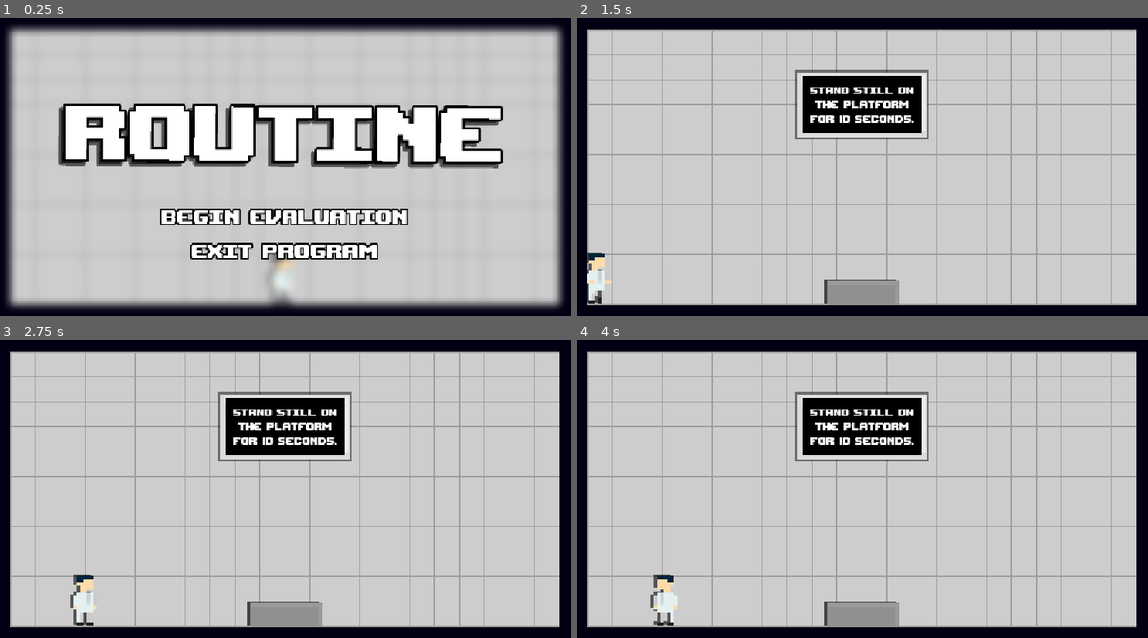
Above: before the commit, frames 1-4 (two rows, left to right).
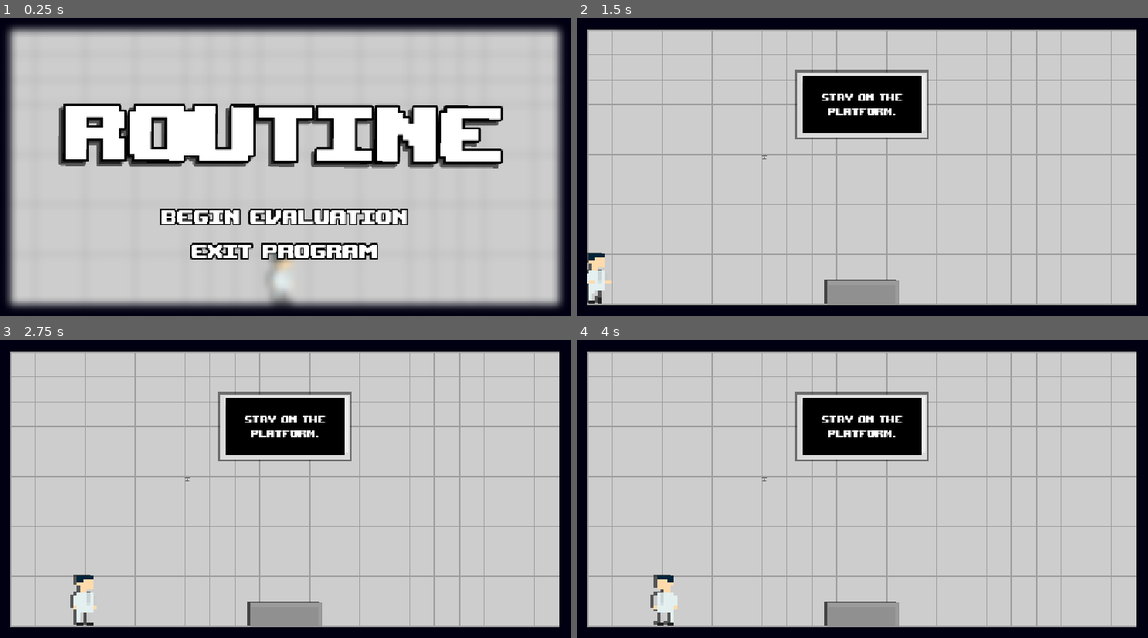
Above: after the commit, the same moments.

Repository: zt1ier/game-jam
Game: Godot game, scene res://levels/one/level_one.tscn
Two runs of this game, one before a commit and one after it. Both use one fixed random seed, a clock stepped at 60 frames per second and the inputs below.
Inputs:
- Up to frame 1 (0.25 s): no input
- Up to frame 2 (1.5 s): click "BEGIN EVALUATION" at 0.5 s; tap Enter at 1.25 s; hold D (move_right) from 1.28 s (still down); tap E (interact) at 1.35 s
- Up to frame 3 (2.75 s): keep holding D (move_right); tap W (jump) at 1.52, 2.27 s; tap E (interact) at 2.1 s
- Up to frame 4 (4 s): tap Space at 2.75 s; release D (move_right) at 2.78 s; hold A (move_left) 2.78-3.53 s; tap E (interact) at 2.85, 3.6 s; tap Enter at 3.5 s; hold D (move_right) from 3.53 s (still down); tap W (jump) at 3.77 s

The runs differ from the first frame. In frame 1, 0.1% of the frame differs, in the area x 32-35%, y 30-48%; in frame 2, 1.3%, in the area x 32-59%, y 23-48%; in frame 3, 1.3%; in frame 4, 1.3%.

Commit message:
Level 5 and stupid code

Diff:
--- /dev/null
+++ b/gmtk/2025/levels/five/level_five.gd
@@ -0,0 +1,6 @@
+class_name LevelFive extends Level
+
+
+func _ready() -> void:
+	display_screen.enable_next_level_door()
+	super()
--- /dev/null
+++ b/gmtk/2025/levels/five/level_five.tscn
@@ -0,0 +1,10 @@
+[gd_scene load_steps=3 format=3 uid="uid://ixqnkgaib3bl"]
+
+[ext_resource type="PackedScene" uid="uid://cbhr4t2ek48mh" path="res://levels/level.tscn" id="1_qmu0j"]
+[ext_resource type="Script" uid="uid://bu47b53mt0ur7" path="res://levels/five/level_five.gd" id="2_i3l20"]
+
+[node name="LevelFive" instance=ExtResource("1_qmu0j")]
+script = ExtResource("2_i3l20")
+
+[node name="DisplayScreen" parent="." index="5"]
+prompt = "Wait for further instructions."
--- a/gmtk/2025/levels/level.gd
+++ b/gmtk/2025/levels/level.gd
@@ -51,7 +51,7 @@
 	set_process(false)
 	GameManager.tree = get_tree()
 
-	if GameManager.current_level == 1:
+	if get_tree().current_scene.name == "LevelOne":
 		base_position = menu_title.global_position
 		base_rotation = menu_title.rotation_degrees
 
--- a/gmtk/2025/levels/level.tscn
+++ b/gmtk/2025/levels/level.tscn
@@ -7,7 +7,7 @@
 [ext_resource type="Texture2D" uid="uid://dwt2dduhdobxd" path="res://assets/arrow.png" id="5_safpt"]
 
 [sub_resource type="RectangleShape2D" id="RectangleShape2D_safpt"]
-size = Vector2(25.125, 25.25)
+size = Vector2(3.00244, 25.25)
 
 [node name="Level" type="Node2D" node_paths=PackedStringArray("player")]
 script = ExtResource("1_cwqvt")
@@ -25,7 +25,7 @@
 texture = ExtResource("5_safpt")
 
 [node name="CollisionShape2D" type="CollisionShape2D" parent="NextLevelDoor"]
-position = Vector2(1074.44, 563.625)
+position = Vector2(1085.44, 563.625)
 shape = SubResource("RectangleShape2D_safpt")
 
 [node name="Player" parent="." instance=ExtResource("2_cwqvt")]
--- a/gmtk/2025/levels/one/level_one.gd
+++ b/gmtk/2025/levels/one/level_one.gd
@@ -1,15 +1,4 @@
 class_name LevelOne extends Level
-
-
-@export var grace_period: float = 5.0
-
-
-var task_id: int = 0   # increments every time a new countdown starts
-
-var has_moved: bool = false
-var on_platform: bool = false
-
-var time_left: int = 0
 
 
 @onready var menu_buttons: Array[Button] = [ $MenuStuff/StartButton, $MenuStuff/ExitButton ]
@@ -26,47 +15,9 @@
 			else:
 				button.text = base_text
 
-	if on_platform and player.direction != 0.0 and time_left <= grace_period:
-		has_moved = true
-
-
-func _on_platform_area_body_entered(_player: Player) -> void:
-	on_platform = true
-
-	task_id += 1
-	var my_id := task_id
-
-	display_screen.screen.color = Color.BLACK
-
-	var start_time := display_screen.time
-	var elapsed := 0.0
-
-	while my_id == task_id and elapsed < start_time:
-		display_screen.display_time(start_time - elapsed)
-		await get_tree().create_timer(1.0).timeout
-		elapsed += 1.0
-
-		time_left = start_time - elapsed
-
-	if my_id == task_id and has_moved:
-		display_screen.correct()
-	elif my_id == task_id and not has_moved:
-		await get_tree().create_timer(1.0).timeout
-		display_screen.incorrect("")
-
 
 func _on_platform_area_body_exited(_player: Player) -> void:
-	if level_complete:
-		return
-
-	on_platform = false
-	has_moved = false
-
-	display_screen.screen.color = Color.BLACK
-
-	task_id += 1   # invalidate any running countdown loop
-	await get_tree().create_timer(1.0).timeout
-	display_screen.display_text(display_screen.text)
+	display_screen.correct()
 
 
 func _on_start_button_pressed() -> void:
@@ -75,4 +26,5 @@
 
 
 func _on_exit_button_pressed() -> void:
+	#$MenuStuff/ExitButton.text = "Why"
 	get_tree().quit()
--- a/gmtk/2025/levels/one/level_one.tscn
+++ b/gmtk/2025/levels/one/level_one.tscn
@@ -8,7 +8,7 @@
 size = Vector2(135, 45)
 
 [sub_resource type="RectangleShape2D" id="RectangleShape2D_iplyh"]
-size = Vector2(135, 9)
+size = Vector2(182, 168)
 
 [sub_resource type="ShaderMaterial" id="ShaderMaterial_iplyh"]
 shader = ExtResource("3_bovpy")
@@ -26,6 +26,9 @@
 offset_bottom = 576.0
 color = Color(0, 0, 0, 0.67451)
 
+[node name="Player" parent="." index="3"]
+position = Vector2(185, 568)
+
 [node name="Platform" type="StaticBody2D" parent="." index="5"]
 position = Vector2(-21, 0)
 
@@ -62,13 +65,11 @@
 position = Vector2(-21, 0)
 
 [node name="CollisionShape2D" type="CollisionShape2D" parent="PlatformAreaDetect" index="0"]
-position = Vector2(599.5, 533.5)
+position = Vector2(597, 356)
 shape = SubResource("RectangleShape2D_iplyh")
 
-[node name="DisplayScreen" parent="." index="7"]
-time = 10.0
-text = "Stand still on the platform for 10 seconds."
-text_display_time = 10.0
+[node name="DisplayScreen" parent="." index="8"]
+prompt = "Stay on the platform."
 
 [node name="MenuStuff" type="Control" parent="." index="9"]
 layout_mode = 3
@@ -82,7 +83,138 @@
 offset_right = 1152.0
 offset_bottom = 648.0
 
-[node name="Title" type="Label" parent="MenuStuff" index="1"]
+[node name="What" type="Control" parent="MenuStuff" index="1"]
+anchors_preset = 0
+offset_right = 40.0
+offset_bottom = 40.0
+
+[node name="GrayRect" type="ColorRect" parent="MenuStuff/What" index="0"]
+offset_left = 392.0
+offset_top = 305.0
+offset_right = 394.0
+offset_bottom = 306.0
+color = Color(0.333333, 0.333333, 0.333333, 1)
+
+[node name="GrayRect2" type="ColorRect" parent="MenuStuff/What" index="1"]
+offset_left = 394.0
+offset_top = 305.0
+offset_right = 396.0
+offset_bottom = 306.0
+color = Color(0.333333, 0.333333, 0.333333, 1)
+
+[node name="GrayRect3" type="ColorRect" parent="MenuStuff/What" index="2"]
+offset_left = 393.0
+offset_top = 304.0
+offset_right = 395.0
+offset_bottom = 305.0
+color = Color(0.333333, 0.333333, 0.333333, 1)
+
+[node name="GrayRect4" type="ColorRect" parent="MenuStuff/What" index="3"]
+offset_left = 393.0
+offset_top = 304.0
+offset_right = 395.0
+offset_bottom = 305.0
+color = Color(0.333333, 0.333333, 0.333333, 1)
+
+[node name="GrayRect5" type="ColorRect" parent="MenuStuff/What" index="4"]
+offset_left = 392.0
+offset_top = 304.0
+offset_right = 393.0
+offset_bottom = 305.0
+color = Color(0.448, 0.448, 0.448, 0.95)
+
+[node name="GrayRect6" type="ColorRect" parent="MenuStuff/What" index="5"]
+offset_left = 395.0
+offset_top = 304.0
+offset_right = 396.0
+offset_bottom = 305.0
+color = Color(0.448, 0.448, 0.448, 0.95)
+
+[node name="GrayRect7" type="ColorRect" parent="MenuStuff/What" index="6"]
+offset_left = 398.0
+offset_top = 305.0
+offset_right = 399.0
+offset_bottom = 306.0
+color = Color(0.716, 0.716, 0.716, 1)
+
+[node name="GrayRect8" type="ColorRect" parent="MenuStuff/What" index="7"]
+offset_left = 393.0
+offset_top = 301.0
+offset_right = 394.0
+offset_bottom = 302.0
+color = Color(0.716, 0.716, 0.716, 1)
+
+[node name="GrayRect9" type="ColorRect" parent="MenuStuff/What" index="8"]
+offset_left = 394.0
+offset_top = 301.0
+offset_right = 395.0
+offset_bottom = 302.0
+color = Color(0.716, 0.716, 0.716, 1)
+
+[node name="GrayRect10" type="ColorRect" parent="MenuStuff/What" index="9"]
+offset_left = 394.0
+offset_top = 302.0
+offset_right = 395.0
+offset_bottom = 303.0
+color = Color(0.574328, 0.574328, 0.574328, 1)
+
+[node name="GrayRect11" type="ColorRect" parent="MenuStuff/What" index="10"]
+offset_left = 393.0
+offset_top = 302.0
+offset_right = 394.0
+offset_bottom = 303.0
+color = Color(0.574328, 0.574328, 0.574328, 1)
+
+[node name="GrayRect12" type="ColorRect" parent="MenuStuff/What" index="11"]
+offset_left = 397.0
+offset_top = 305.0
+offset_right = 398.0
+offset_bottom = 306.0
+color = Color(0.574328, 0.574328, 0.574328, 1)
+
+[node name="GrayRect13" type="ColorRect" parent="MenuStuff/What" index="12"]
+offset_left = 390.0
+offset_top = 305.0
+offset_right = 391.0
+offset_bottom = 306.0
+color = Color(0.574328, 0.574328, 0.574328, 1)
+
+[node name="GrayRect14" type="ColorRect" parent="MenuStuff/What" index="13"]
+offset_left = 391.0
+offset_top = 305.0
+offset_right = 392.0
+offset_bottom = 306.0
+color = Color(0.391818, 0.391819, 0.391819, 1)
+
+[node name="GrayRect15" type="ColorRect" parent="MenuStuff/What" index="14"]
+offset_left = 396.0
+offset_top = 305.0
+offset_right = 397.0
+offset_bottom = 306.0
+color = Color(0.391818, 0.391819, 0.391819, 1)
+
+[node name="GrayRect16" type="ColorRect" parent="MenuStuff/What" index="15"]
+offset_left = 394.0
+offset_top = 303.0
+offset_right = 395.0
+offset_bottom = 304.0
+color = Color(0.391818, 0.391819, 0.391819, 1)
+
+[node name="GrayRect17" type="ColorRect" parent="MenuStuff/What" index="16"]
+offset_left = 393.0
+offset_top = 303.0
+offset_right = 394.0
+offset_bottom = 304.0
+color = Color(0.391818, 0.391819, 0.391819, 1)
+
+[node name="GrayRect18" type="ColorRect" parent="MenuStuff/What" index="17"]
+offset_left = 390.0
+offset_top = 299.0
+offset_right = 399.0
+offset_bottom = 301.0
+color = Color(0.326679, 0.326679, 0.32668, 1)
+
+[node name="Title" type="Label" parent="MenuStuff" index="2"]
 layout_mode = 1
 anchors_preset = 15
 anchor_right = 1.0
@@ -104,7 +236,30 @@
 horizontal_alignment = 1
 vertical_alignment = 1
 
-[node name="StartButton" type="Button" parent="MenuStuff" index="2"]
+[node name="BlackRect" type="ColorRect" parent="MenuStuff/Title" index="0"]
+layout_mode = 0
+offset_left = 242.0
+offset_top = 65.0
+offset_right = 262.0
+offset_bottom = 155.0
+color = Color(0, 0, 0, 1)
+
+[node name="BlackRect2" type="ColorRect" parent="MenuStuff/Title" index="1"]
+layout_mode = 0
+offset_left = 252.0
+offset_top = 149.0
+offset_right = 272.0
+offset_bottom = 155.0
+color = Color(0, 0, 0, 1)
+
+[node name="WhiteRect" type="ColorRect" parent="MenuStuff/Title" index="2"]
+layout_mode = 0
+offset_left = 240.0
+offset_top = 70.0
+offset_right = 280.0
+offset_bottom = 150.0
+
+[node name="StartButton" type="Button" parent="MenuStuff" index="3"]
 layout_mode = 1
 anchors_preset = 15
 anchor_right = 1.0
@@ -123,7 +278,7 @@
 text = "BEGIN EVALUATION"
 flat = true
 
-[node name="ExitButton" type="Button" parent="MenuStuff" index="3"]
+[node name="ExitButton" type="Button" parent="MenuStuff" index="4"]
 layout_mode = 1
 anchors_preset = 15
 anchor_right = 1.0
--- /dev/null
+++ b/gmtk/2025/levels/three/level_three.tscn
@@ -0,0 +1,5 @@
+[gd_scene load_steps=2 format=3 uid="uid://2b43o7jqf1r8"]
+
+[ext_resource type="PackedScene" uid="uid://cbhr4t2ek48mh" path="res://levels/level.tscn" id="1_lkgbd"]
+
+[node name="LevelThree" instance=ExtResource("1_lkgbd")]
--- a/gmtk/2025/levels/two/level_two.gd
+++ b/gmtk/2025/levels/two/level_two.gd
@@ -11,11 +11,13 @@
 
 
 @onready var button: AnimatedSprite2D = $Button/ButtonSprite
+@onready var shadow: AnimatedSprite2D = $Button/ButtonDropShadow
 
 
 func _ready() -> void:
 	super()
 	button.play("DIM")
+	shadow.play("DIM")
 	start_glow_timer()
 
 
@@ -38,14 +40,21 @@
 func _button_pressed() -> void:
 	glowing = false
 	button.play("DIM")
+	shadow.play("DIM")
 	start_glow_timer()
 
 
 func start_glow_timer() -> void:
-	glow_interval = randf_range(3.0, 10.0)
+	if glow_interval == 0.0:
+		glow_interval = 5.0
+	else:
+		glow_interval = randf_range(3.0, 10.0)
+
 	await get_tree().create_timer(glow_interval).timeout
+
+	button.play("GLOW")
+	shadow.play("GLOW")
 	glowing = true
-	button.play("GLOW")
 
 
 func _on_button_body_entered(_body: Player) -> void:
--- a/gmtk/2025/levels/two/level_two.tscn
+++ b/gmtk/2025/levels/two/level_two.tscn
@@ -44,27 +44,26 @@
 [node name="CollisionShape2D" type="CollisionShape2D" parent="Button" index="0"]
 visible = false
 position = Vector2(0, -1.69466)
-scale = Vector2(1, 1)
 shape = SubResource("RectangleShape2D_vuo6i")
 
 [node name="ButtonDropShadow" type="AnimatedSprite2D" parent="Button" index="1"]
 modulate = Color(0, 0, 0, 0.588235)
 position = Vector2(-1.2, -0.423668)
-scale = Vector2(1, 1)
 sprite_frames = SubResource("SpriteFrames_sfc3t")
 animation = &"GLOW"
 
 [node name="ButtonSprite" type="AnimatedSprite2D" parent="Button" index="2"]
-scale = Vector2(1, 1)
 sprite_frames = SubResource("SpriteFrames_sfc3t")
 animation = &"GLOW"
 
+[node name="CollisionShape2D" parent="NextLevelDoor" index="1"]
+position = Vector2(1085.5, 563.625)
+
 [node name="Player" parent="." index="3"]
-position = Vector2(480, 576)
+position = Vector2(285, 560)
 
 [node name="DisplayScreen" parent="." index="6"]
-text = "Press the button only when it glows."
-text_display_time = 10.0
+prompt = "Press the button only when lit."
 
 [connection signal="body_entered" from="Button" to="." method="_on_button_body_entered"]
 [connection signal="body_exited" from="Button" to="." method="_on_button_body_exited"]
--- a/gmtk/2025/scenes/player.tscn
+++ b/gmtk/2025/scenes/player.tscn
@@ -126,7 +126,6 @@
 animation = &"INTERACTING"
 
 [node name="CollisionShape2D" type="CollisionShape2D" parent="."]
-visible = false
 position = Vector2(-2.5, -40)
 shape = SubResource("RectangleShape2D_onrkg")
 
--- a/gmtk/2025/scripts/display_screen.gd
+++ b/gmtk/2025/scripts/display_screen.gd
@@ -10,14 +10,8 @@
 		return arrow_completed
 
 
-@export_group("Time")
-@export var time: float = 0.0
+@export_multiline var prompt: String = ""
 
-@export_group("Text")
-@export_multiline var text: String = ""
-@export var text_display_time: float = 5.0
-
-var hint_index: int = 0
 
 const LOOP_HINTS: Array[String] = [
 	"Try again.",
@@ -47,6 +41,8 @@
 var float_strength: float = 5.0
 var base_arrow_x: float = 0.0
 
+var hint_index: int = 0
+
 
 @onready var label: Label = $Label
 @onready var screen: ColorRect = $Screen
@@ -65,24 +61,7 @@
 
 
 func reset_display() -> void:
-	display_text(text)
-	if time == 0.0:
-		return
-
-	await get_tree().create_timer(text_display_time).timeout
-
-	if time != 0.0:
-		display_time(time)
-
-
-func display_time(t: float) -> void:
-	label.add_theme_font_size_override("font_size", 70)
-
-	var total_seconds := int(t)
-	#@warning_ignore("integer_division")   # what
-	var minutes := total_seconds / 60.0   # man i just put .0 and the warning is gone
-	var seconds := total_seconds % 60
-	label.text = "%02d:%02d" % [minutes, seconds]
+	display_text(prompt)
 
 
 func display_text(t: String) -> void:
@@ -96,6 +75,8 @@
 
 	GameManager.level_times[GameManager.current_level] = level.secret_timer
 
+	print(GameManager.get_times())
+
 	if not label.text == "":
 		label.text = ""
 
@@ -105,7 +86,21 @@
 
 	await get_tree().create_timer(2.0).timeout
 
-	arrow_completed.show()
+	enable_next_level_door()
+
+
+func enable_next_level_door() -> void:
+	# this is so bad I'm picking up crumbs rn
+	# I'm sorry
+	if get_tree().current_scene.name == "LevelFive":
+		arrow_completed.hide()
+	else:
+		arrow_completed.show()
+
+	for child in next_level_door.get_children():
+		if child is CollisionShape2D or child is CollisionPolygon2D:
+			child.disabled = false
+		next_level_door.monitoring = true
 
 
 func incorrect(text: String) -> void:
--- a/gmtk/2025/scripts/global/game_manager.gd
+++ b/gmtk/2025/scripts/global/game_manager.gd
@@ -5,16 +5,18 @@
 var levels: Dictionary[int, String] = {
 	1: "res://levels/one/level_one.tscn",
 	2: "res://levels/two/level_two.tscn",
-	3: "",
-	4: "",
-	5: "",
-	6: "",
-	7: "",
-	8: "",   # end
+	3: "res://levels/three/level_three.tscn",   # not yet
+	4: "res://levels/four/level_four.tscn",   # not yet
+	5: "res://levels/five/level_five.tscn",
+	6: "",   # end screen
 }
 
 var level_times: Dictionary[int, float] = {
-
+	1: 0.0,
+	2: 0.0,
+	3: 0.0,
+	4: 0.0,
+	5: 0.0,
 }
 
 
@@ -45,3 +47,7 @@
 	var milliseconds := total_ms % 1000
 
 	return "%02d:%02d:%03d" % [minutes, seconds, milliseconds]
+
+
+func get_times() -> Array[float]:
+	return level_times.values()
Binary file changed: gmtk/2025/assets/Button.png
Not shown, added: gmtk/2025/export_presets.cfg
Not shown, added: gmtk/2025/levels/five/level_five.gd.uid
Not shown: 2 places in gmtk/2025/levels/two/level_two.tscn that only renumber resources
Not shown, added: gmtk/2025/levels/one/level_one.tscn2939217524.tmp
